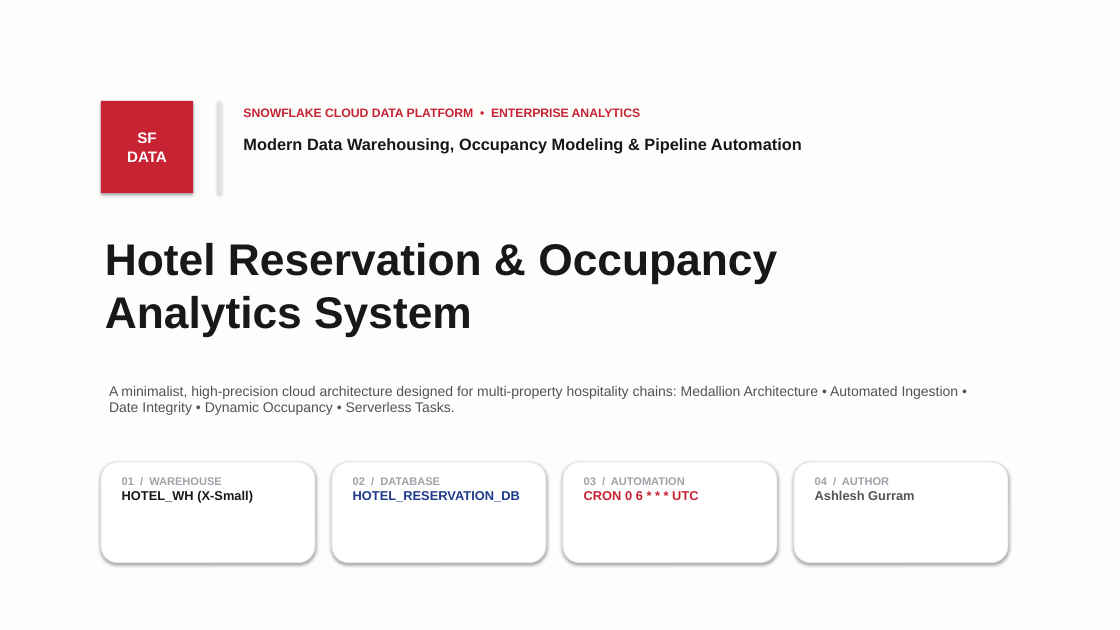
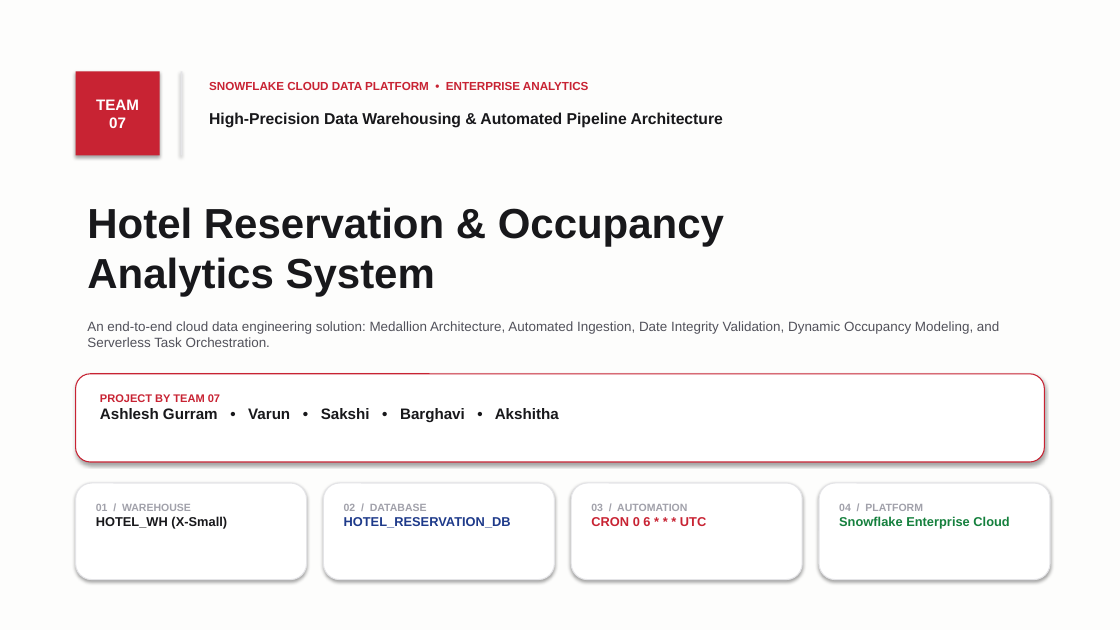
Before and after one commit to ashlesh0805/snowflake-hotel-reservation-analytics, a slide deck: slide 1 of Hotel_Reservation_Analytics_Japanese_Style.pptx. Drawn at 1120x630 pixels with LibreOffice and Linux fonts; fonts in the diff are those of the drawing. Boxes give left, top, right and bottom in pixels: in the first picture for what was removed or moved away, otherwise in the second. Text is boxed around its words. In the diff, an @@ line names an element or a change of style, - is before the commit and + after.

Commit message:
Refactor presentation to pixel-perfect alignment, add Team 07 attribution and Thank You slide

```diff
--- a/Hotel_Reservation_Analytics_Japanese_Style.pptx
+++ b/Hotel_Reservation_Analytics_Japanese_Style.pptx
@@ rectangle "TEAM 07": place and size @@
-rectangle "TEAM 07" at <box>101,101,193,193</box>
+rectangle "TEAM 07" at <box>76,71,160,155</box>
@@ rectangle: place and size @@
-rectangle at <box>218,101,221,193</box>
+rectangle at <box>181,71,182,155</box>
@@ text "SNOWFLAKE CLOUD DATA PLATFORM • ...": place and size @@
-text "SNOWFLAKE CLOUD DATA PLATFORM • ..." at <box>243,108,640,117</box>
+text "SNOWFLAKE CLOUD DATA PLATFORM • ..." at <box>209,82,588,90</box>
@@ text "SNOWFLAKE CLOUD DATA PLATFORM • ..." at <box>209,82,588,90</box>: size 10.5 to 10 pt @@
@@ text in rectangle at <box>96,99,139,128</box>: text changed @@
-SF
-DATA
+TEAM
+07
@@ text at <box>209,112,723,128</box>: text changed; size 14 to 13.5 pt @@
-Modern Data Warehousing, Occupancy Modeling & Pipeline Automation
+High-Precision Data Warehousing & Automated Pipeline Architecture
@@ text "Hotel Reservation & Occupancy Analytics ...": place and size @@
-text "Hotel Reservation & Occupancy Analytics ..." at <box>105,243,777,336</box>
+text "Hotel Reservation & Occupancy Analytics ..." at <box>87,207,724,297</box>
@@ text "Hotel Reservation & Occupancy Analytics ..." at <box>87,207,724,297</box>: size 38 to 36 pt @@
@@ text at <box>87,321,999,347</box>: text changed; size 12 to 11.5 pt @@
-A minimalist, high-precision cloud architecture designed for multi-property hospitality chains: Medallion Architecture • Automated Ingestion • Date Integrity • Dynamic Occupancy • Serverless Tasks.
+An end-to-end cloud data engineering solution: Medallion Architecture, Automated Ingestion, Date Integrity Validation, Dynamic Occupancy Modeling, and Serverless Task Orchestration.
@@ rounded rectangle: place and size @@
-rounded rectangle at <box>101,462,315,563</box>
+rounded rectangle at <box>76,374,1044,462</box>
@@ rounded rectangle at <box>76,374,1044,462</box>: outline #E4E4E7 0.8 pt to #C82333 0.9 pt @@
@@ text added at <box>100,394,559,422</box>, 13 pt, text #18181B, bold @@
+PROJECT BY TEAM 07
+Ashlesh Gurram • Varun • Sakshi • Barghavi • Akshitha
@@ text removed at <box>815,477,914,500</box> @@
-04 / AUTHOR
-Ashlesh Gurram
@@ outline #E4E4E7 0.8 pt to #E4E4E7 0.9 pt in 3 elements at <box>571,483,802,580</box>, <box>323,483,555,580</box>, <box>76,483,307,580</box> @@
@@ rounded rectangle: place and size @@
-rounded rectangle at <box>332,462,546,563</box>
+rounded rectangle at <box>76,483,307,580</box>
@@ text "01 / WAREHOUSE": place and size @@
-text "01 / WAREHOUSE" at <box>122,477,253,503</box>
+text "01 / WAREHOUSE" at <box>96,504,227,529</box>
@@ text at <box>96,504,191,511</box>: size 9.5 to 9 pt in "01 / WAREHOUSE" @@
@@ rounded rectangle: place and size @@
-rounded rectangle at <box>563,462,777,563</box>
+rounded rectangle at <box>323,483,555,580</box>
@@ text "02 / DATABASE": place and size @@
-text "02 / DATABASE" at <box>353,477,520,502</box>
+text "02 / DATABASE" at <box>344,504,511,528</box>
@@ text at <box>344,504,427,511</box>: size 9.5 to 9 pt in "02 / DATABASE" @@
@@ rounded rectangle: place and size @@
-rounded rectangle at <box>794,462,1008,563</box>
+rounded rectangle at <box>571,483,802,580</box>
@@ text "03 / AUTOMATION": place and size @@
-text "03 / AUTOMATION" at <box>584,477,698,503</box>
+text "03 / AUTOMATION" at <box>591,504,706,526</box>
@@ text at <box>591,504,687,511</box>: size 9.5 to 9 pt in "03 / AUTOMATION" @@
@@ rounded rectangle added at <box>819,483,1050,580</box>, fill #FFFFFF, outline #E4E4E7 0.9 pt @@
@@ text added at <box>839,504,1009,529</box>, 11 pt, text #15803D, bold @@
+04 / PLATFORM
+Snowflake Enterprise Cloud
```
Also in this commit, not shown: 6 other slides changed, 1 slide added, 4 other files.
